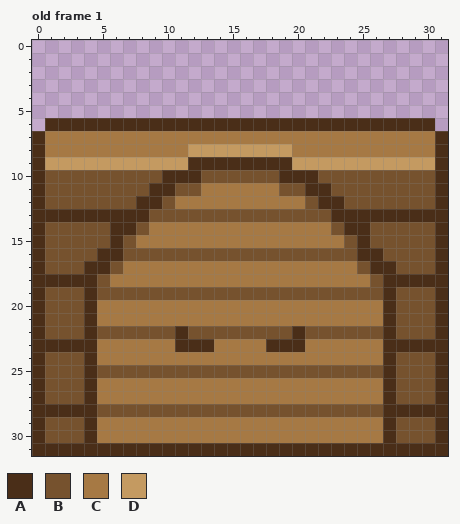
Pixel-art file -- asset/Wall/Gate.aseprite. The picture above was drawn from the file before the commit.
32x32 pixels, 1 frame. Shown: old frame 1. The commit also changed other frames, which this record leaves out.
Palette (. is transparent): A #4a2e18  B #76522e  C #a67944  D #c49a61
Pixels before, old frame 1, first column x 0:
 6 .AAAAAAAAAAAAAAAAAAAAAAAAAAAAAA.
 7 ACCCCCCCCCCCCCCCCCCCCCCCCCCCCCCA
 8 ACCCCCCCCCCCDDDDDDDDCCCCCCCCCCCA
 9 ADDDDDDDDDDDAAAAAAAADDDDDDDDDDDA
10 ABBBBBBBBBAAABBBBBBAAABBBBBBBBBA
11 ABBBBBBBBAABBCCCCCCBBAABBBBBBBBA
12 ABBBBBBBAABCCCCCCCCCCBAABBBBBBBA
13 AAAAAAAAABBBBBBBBBBBBBBAAAAAAAAA
14 ABBBBBAABCCCCCCCCCCCCCCBAABBBBBA
15 ABBBBBABCCCCCCCCCCCCCCCCBABBBBBA
16 ABBBBAABBBBBBBBBBBBBBBBBBAABBBBA
17 ABBBAABCCCCCCCCCCCCCCCCCCBAABBBA
18 AAAAABCCCCCCCCCCCCCCCCCCCCBAAAAA
19 ABBBABBBBBBBBBBBBBBBBBBBBBBABBBA
20 ABBBACCCCCCCCCCCCCCCCCCCCCCABBBA
21 ABBBACCCCCCCCCCCCCCCCCCCCCCABBBA
22 ABBBABBBBBBABBBBBBBBABBBBBBABBBA
23 AAAAACCCCCCAAACCCCAAACCCCCCAAAAA
24 ABBBACCCCCCCCCCCCCCCCCCCCCCABBBA
25 ABBBABBBBBBBBBBBBBBBBBBBBBBABBBA
26 ABBBACCCCCCCCCCCCCCCCCCCCCCABBBA
27 ABBBACCCCCCCCCCCCCCCCCCCCCCABBBA
28 AAAAABBBBBBBBBBBBBBBBBBBBBBAAAAA
29 ABBBACCCCCCCCCCCCCCCCCCCCCCABBBA
30 ABBBACCCCCCCCCCCCCCCCCCCCCCABBBA
31 AAAAAAAAAAAAAAAAAAAAAAAAAAAAAAAA
Now the later version:
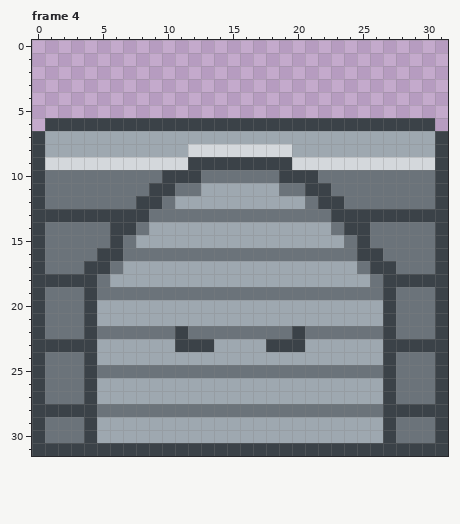
A new or re-ordered frame is compared with the old frame closest to it.
The exact change:
frames 1 -> 6
layer "Gate" added
layer "Layer 2" removed
colour A: #4a2e18 -> #3b4248
colour B: #76522e -> #6b737a
colour C: #a67944 -> #9ea8b0
colour D: #c49a61 -> #d4d8dc
